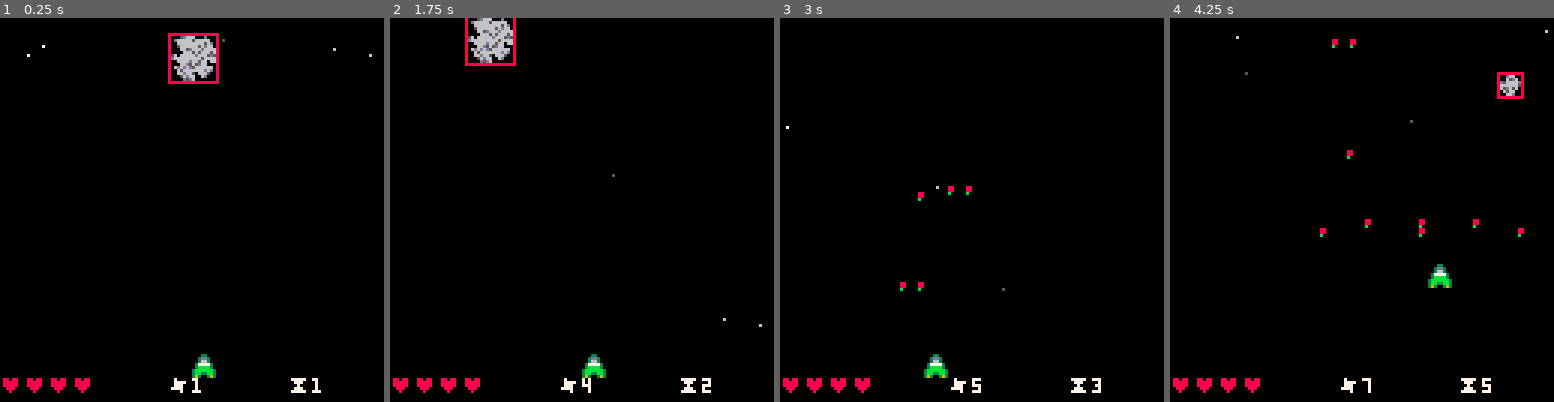
Above: before the commit, frames 1-4 (left to right).
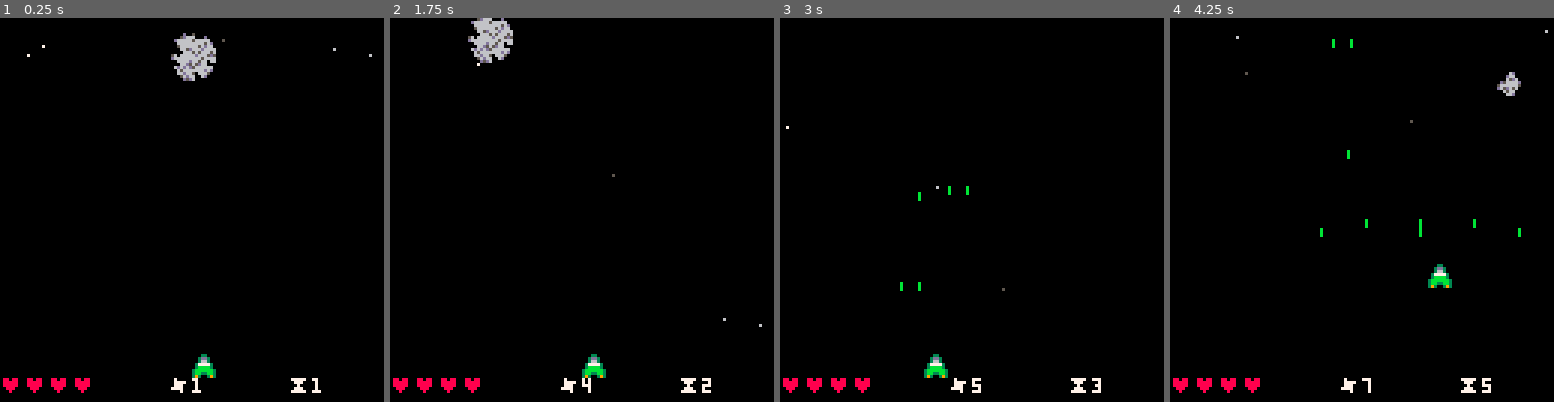
Above: after the commit, the same moments.

Repository: jwnukoski/PICO-8-Workspace
Game: PICO-8 cartridge test.p8
Two runs of this game, one before a commit and one after it. Both use one fixed random seed, a clock stepped at 60 frames per second and the inputs below.
Inputs:
- Up to frame 1 (0.25 s): no input
- Up to frame 2 (1.75 s): tap O (Z key) at 0.33, 0.7, 1.43 s; tap X (X key) at 1.07 s
- Up to frame 3 (3 s): hold Left 1.97-2.37 s; tap X (X key) at 2.07, 2.4, 2.73 s; tap O (Z key) at 2.22 s; hold Down 2.42-2.82 s; hold Right from 2.87 s (still down)
- Up to frame 4 (4.25 s): tap X (X key) every 0.33 s from 3.07 to 4.07 s; tap O (Z key) at 3.1, 3.98 s; release Right at 3.53 s; hold Up 3.58-4.08 s; hold Right from 4.13 s (still down)

The runs differ from the first frame. In frame 1, 0.4% of the frame differs, in the area x 43-58%, y 3-18%; in frame 2, 0.3%; in frame 3, 0.1%; in frame 4, 0.4%, in the area x 39-93%, y 5-57%.

Commit message:
remove test

Diff:
--- a/test/bullet.lua
+++ b/test/bullet.lua
@@ -17,7 +17,7 @@
         self.color = COLOR.GRN
     end
 
-    self.col = Collidable.new(self.x, self.y, 1, 1, true)
+    self.col = Collidable.new(self.x, self.y, 1, 1)
 
     return self
 end
--- a/test/meteor.lua
+++ b/test/meteor.lua
@@ -23,7 +23,7 @@
         self.spriteSize = 2
     end
 
-    self.col = Collidable.new(self.x, self.y, self.colSize, self.colSize, true)
+    self.col = Collidable.new(self.x, self.y, self.colSize, self.colSize)
 
     return self
 end
@@ -59,7 +59,7 @@
 
 function Meteor:explode()
     if self.colSize ~= 8 then
-        local offset = self.colSize / 4
+        local offset = self.colSize / 3
         add(explosions, Explosion.new(self.x + offset, self.y + offset, 1, 1))
     else
         add(explosions, Explosion.new(self.x, self.y, 1, 1))
